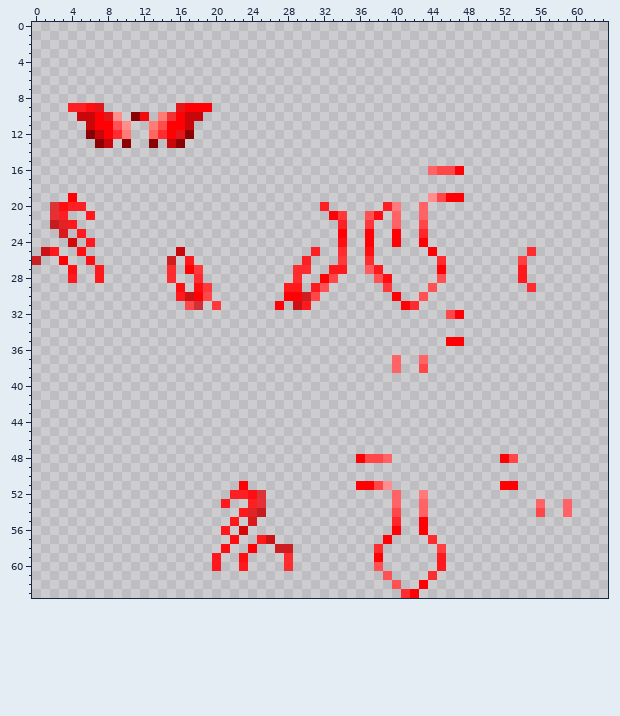
Two versions of one pixel-art sprite, src/main/resources/assets/kamenridercraft/textures/armor/zeztz_glowmask.png. Above: the version before the commit.
The file is 64x64 pixels. Colours within 5 levels of each other are drawn and written as one.
And afterwards:
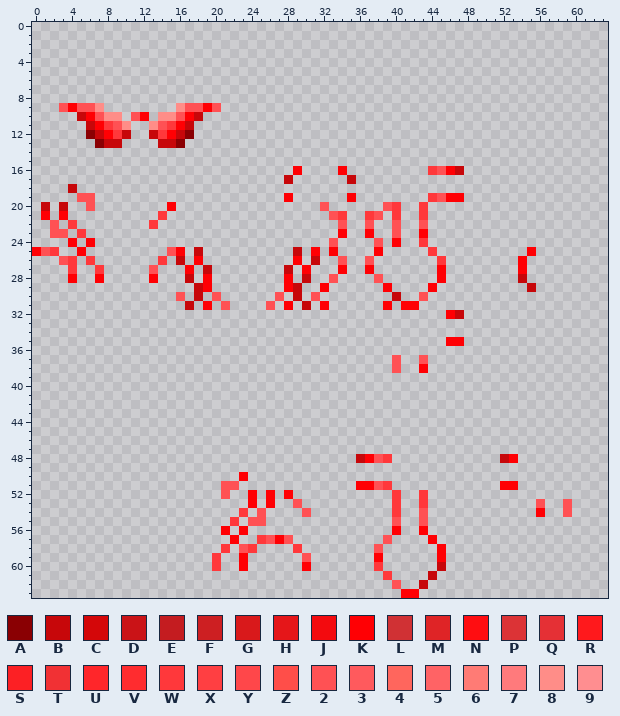
Palette (. is transparent): A #8a0003  B #c7070a  C #d40709  D #ca1317  E #c41c20  F #cd1f22  G #d9191b  H #e51619  J #f30a0e  K #ff0004  L #d03134  M #df2426  N #ff0d11  P #dc3336  Q #e53035  R #ff191c  S #fc2024  T #f13134  U #ff262a  V #ff2c2f  W #ff383b  X #ff3f42  Y #ff474a  Z #ff4e49  2 #ff5154  3 #ff5a5d  4 #ff665d  5 #ff6365  6 #ff7b75  7 #ff7a7c  8 #ff8d88  9 #ff8e90
From old to new:
@@ x 0..63 @@
  8 ................................................................
- 9 ....SSNH........HKKK............................................
-10 .....BBKH8.AJ.6TKBB.............................................
-11 ......BKK28..6ZKKB..............................................
-12 ......ABKV6..4VKHA..............................................
-13 .......AB.A..A.BA...............................................
+ 9 ...2K228........822K2...........................................
+10 .....BK288.2K.882KB.............................................
+11 ......BKW28..82WKB..............................................
+12 ......ABKWB..BWKBA..............................................
+13 .......ABB....BBA...............................................
 14 ................................................................
 15 ................................................................
-16 ............................................5YYK................
-17 ................................................................
-18 ................................................................
-19 ....K.......................................9YKK................
-20 ..PNSS..........................S......S7..5....................
-21 ..QS..R..........................KW..2N.5..5....................
-22 ..EMR.............................S..W..5..Y....................
-23 ...G.R............................K..K..K..U....................
-24 ....C.R...........................N..K..K..K....................
-25 .DR..N..........B..............S..V..N......K..........V........
-26 F..K..N........F.R............S...W..V.......V........X.........
-27 ....N..R.......V.KW..........VV..RR..3R......K........R.........
-28 ....R..R.......V..V..........V..KY....2N.....2........R.........
-29 ................N.NW........RR.R2......W....2..........V........
-30 ................RDKY........KKFY........K..2....................
-31 .................YL.W......K.DR..........KV.....................
-32 ..............................................YK................
+16 .............................K....K.........W2KB................
+17 ............................B......B............................
+18 ....B...........................................................
+19 .....22.....................K......K........W2KK................
+20 .B.B..2........K................2......2W..W....................
+21 .K.K..........W..................2W..W2.W..W....................
+22 ..2.W........W....................2..2..2..2....................
+23 ..22.W............................K..K..2..K....................
+24 ....K.K..........................2....2.K..W....................
+25 K2W..K.........2K.B..........B.K.K....K.....W..........K........
+26 ...2W.W.......W.B.K..........K.B..2..2.......W........K.........
+27 ....W..W.....2...K.B........B.K...K..K.......K........K.........
+28 ....K..K.....K...B.K........K.B..2....2......K........B.........
+29 ..................BK........KB..K......K....K..........B........
+30 ................2.B.2......2.B.2........B..2....................
+31 .................B.K.2....2.K.B.K......K.KK.....................
+32 ..............................................KB................
 33 ................................................................
@@ x 38..45 @@
 36 ........
-37 ..5..5..
-38 ..5..Y..
+37 ..2..2..
+38 ..2..K..
 39 ........
@@ x 18..61 @@
 47 ............................................
-48 ..................KYY5............KY........
+48 ..................BK2W............BK........
 49 ............................................
-50 ............................................
-51 .....K............KKY9............KK........
-52 ....SSNP..............5..7..................
-53 ...R..SQ..............5..5............5..5..
-54 .....RME..............Y..5............Y..5..
-55 ....R.G...............U..K..................
-56 ...R.C................K..K..................
-57 ....N..RD............K....V.................
-58 ...N..K..FF.........V......X................
-59 ..R..N....V.........K......R................
-60 ..R..R....V.........2......R................
-61 .....................2....V.................
-62 ......................2..K..................
-63 .......................VK...................
+50 .....K......................................
+51 ...22.............KK2W............KK........
+52 ...2..K.K.K...........W..W..................
+53 ......K.K..2..........W..W............2..2..
+54 .....W.2....2.........W..2............K..2..
+55 ....W.22..............2..2..................
+56 ...K.K................K..K..................
+57 ....K..W2K2..........2....K.................
+58 ...W.2W....W........2......K................
+59 ..W..K......2.......K......K................
+60 ..W..K......K.......W......B................
+61 .....................W....B.................
+62 ......................2..B..................
+63 .......................KK...................
Pixel boxes of the changes (left, top, right, bottom) in both pictures:
changed: (59, 103, 221, 148)
changed: (149, 166, 464, 319)
changed: (32, 184, 104, 283)
changed: (518, 247, 536, 292)
changed: (392, 355, 428, 373)
changed: (356, 454, 446, 598)
changed: (500, 454, 572, 517)
changed: (212, 472, 311, 571)
